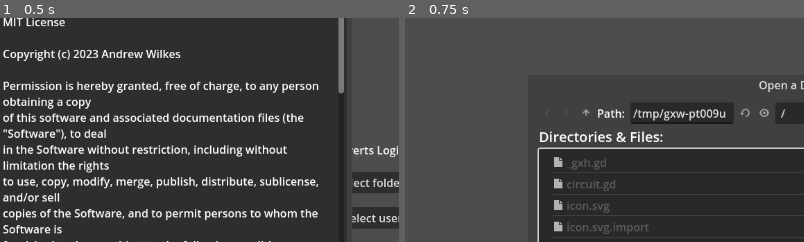
Above: before the commit, frames 1-2 (left to right).
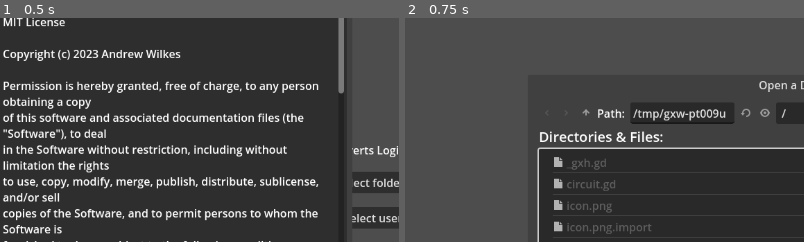
Above: after the commit, the same moments.

Repository: andrew-wilkes/logic-sim-converter
Game: Godot game, scene res://main.tscn
Two runs of this game, one before a commit and one after it. Both use one fixed random seed, a clock stepped at 60 frames per second and the inputs below.
Inputs:
- Up to frame 1 (0.5 s): no input
- Up to frame 2 (0.75 s): click "Select user area files" at 0.5 s
The pictures show only the part of the screen within x 0-50%, y 2-51%; the shares and areas given below are measured in that part.

Frame 1 is identical in both runs. In frame 2, 0.4% of the frame differs, in the area x 47-96%, y 40-97%.

Commit message:
Add icon

Diff:
--- a/src/icon.svg
+++ /dev/null
@@ -1 +0,0 @@
-<svg height="128" width="128" xmlns="http://www.w3.org/2000/svg"><rect x="2" y="2" width="124" height="124" rx="14" fill="#363d52" stroke="#212532" stroke-width="4"/><g transform="scale(.101) translate(122 122)"><g fill="#fff"><path d="M105 673v33q407 354 814 0v-33z"/><path fill="#478cbf" d="m105 673 152 14q12 1 15 14l4 67 132 10 8-61q2-11 15-15h162q13 4 15 15l8 61 132-10 4-67q3-13 15-14l152-14V427q30-39 56-81-35-59-83-108-43 20-82 47-40-37-88-64 7-51 8-102-59-28-123-42-26 43-46 89-49-7-98 0-20-46-46-89-64 14-123 42 1 51 8 102-48 27-88 64-39-27-82-47-48 49-83 108 26 42 56 81zm0 33v39c0 276 813 276 813 0v-39l-134 12-5 69q-2 10-14 13l-162 11q-12 0-16-11l-10-65H447l-10 65q-4 11-16 11l-162-11q-12-3-14-13l-5-69z"/><path d="M483 600c3 34 55 34 58 0v-86c-3-34-55-34-58 0z"/><circle cx="725" cy="526" r="90"/><circle cx="299" cy="526" r="90"/></g><g fill="#414042"><circle cx="307" cy="532" r="60"/><circle cx="717" cy="532" r="60"/></g></g></svg>
--- a/src/project.godot
+++ b/src/project.godot
@@ -13,4 +13,4 @@
 config/name="Logic Sim Converter"
 run/main_scene="res://main.tscn"
 config/features=PackedStringArray("4.2", "Forward Plus")
-config/icon="res://icon.svg"
+config/icon="res://icon.png"
Binary file added: src/icon.png
Not shown, changed: src/icon.png.import
Not shown, changed: .gitignore
